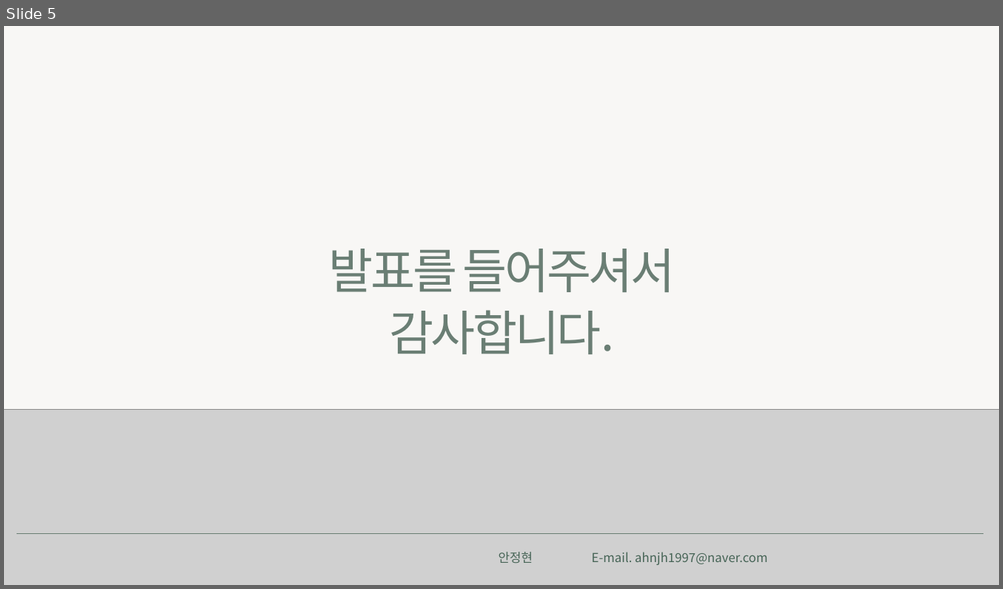
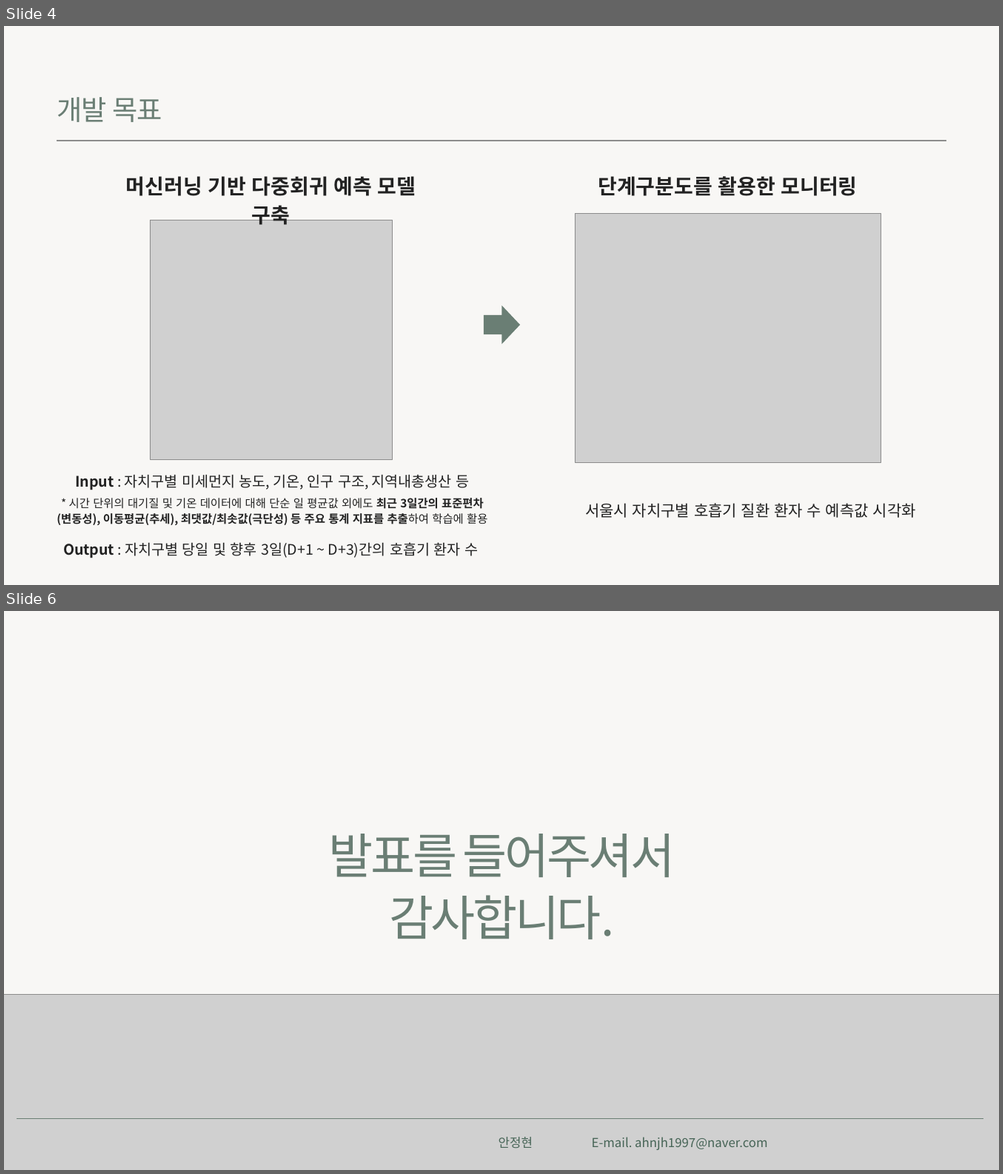
Before and after one commit to ahnjh97/JeongHyunAhn-AI-Project, a slide deck: 1차 Project(Flask,머신러닝)/1. 기획서.pptx. Shown one above the other, each under a label of ours: slide 5 before the commit, slides 4 and 6 after it; the slides between them are not shown. The pictures are 1003x589 and 1003x1174 pixels, drawn with LibreOffice and Linux fonts; fonts in the diff are those of the drawing; grey boxes stand for pictures. Boxes give left, top, right and bottom in pixels: in the first picture for what was removed or moved away, otherwise in the second. Text is boxed around its words. In the diff, an @@ line names an element or a change of style, - is before the commit and + after.

Commit message:
기획서 수정
1. 기획의도 신문기사 및 키워드 위주로 변경
2. 개발목표 글씨 위주에서 이미지 및 간단한 설명 위주로 변경

```diff
--- a/1차 Project(Flask,머신러닝)/1. 기획서.pptx
+++ b/1차 Project(Flask,머신러닝)/1. 기획서.pptx
@@ slide 4 added at [4, 26, 999, 585], background #F8F7F5 @@
@@ text added at [57, 97, 162, 122], 53.3 pt, text #6A7E74 @@
+개발 목표
@@ picture added at [57, 141, 945, 141] @@
@@ text added at [126, 176, 415, 225], 40 pt, text #222222, bold @@
+머신러닝 기반 다중회귀 예측 모델 구축
@@ text added at [598, 176, 857, 196], 40 pt, text #222222, bold @@
+단계구분도를 활용한 모니터링
@@ picture added at [150, 220, 392, 460] @@
@@ picture added at [575, 213, 881, 463] @@
@@ right arrow added at [484, 306, 520, 344], fill #6A7E74 @@
@@ text added at [57, 474, 487, 526], 22 pt, text #222222 @@
+Input : 자치구별 미세먼지 농도, 기온, 인구 구조, 지역내총생산 등
+* 시간 단위의 대기질 및 기온 데이터에 대해 단순 일 평균값 외에도 최근 3일간의 표준편차(변동성), 이동평균(추세), 최댓값/최솟값(극단성) 등 주요 통계 지표를 추출하여 학습에 활용
@@ text added at [585, 503, 916, 518], 30 pt, text #222222 @@
+서울시 자치구별 호흡기 질환 환자 수 예측값 시각화
@@ text added at [63, 543, 478, 559], 28 pt, text #222222 @@
+Output : 자치구별 당일 및 향후 3일(D+1 ~ D+3)간의 호흡기 환자 수
@@ what was slide 5 is now slide 6 @@
```
Also in this commit, not shown: 2 slides changed, 2 other slides added, 2 slides removed.
